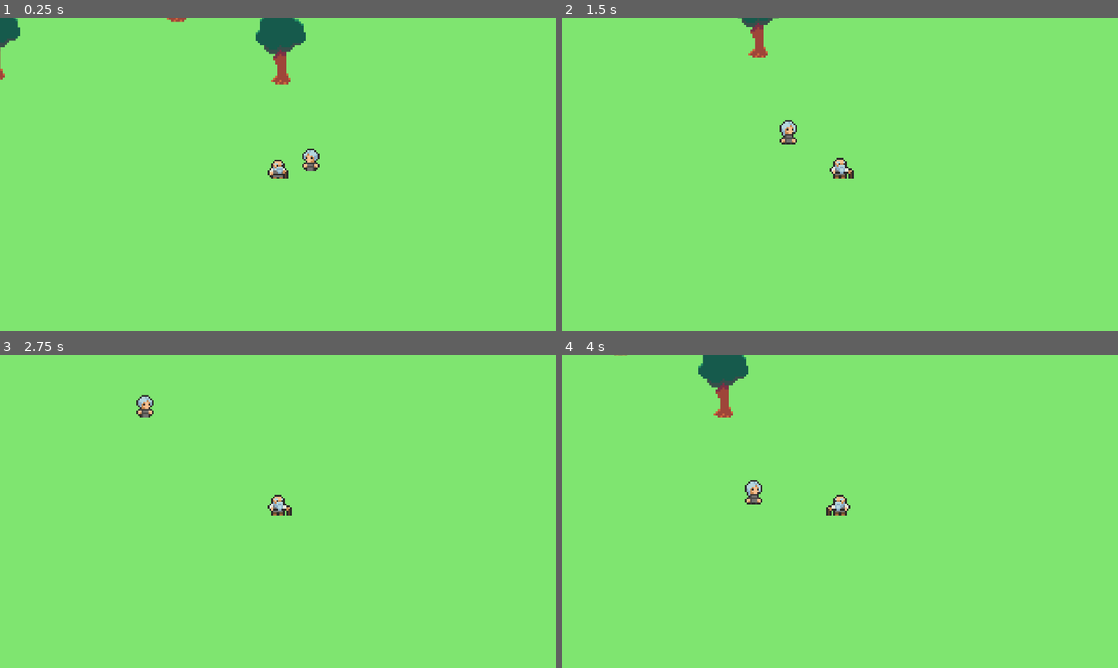
Above: before the commit, frames 1-4 (two rows, left to right).
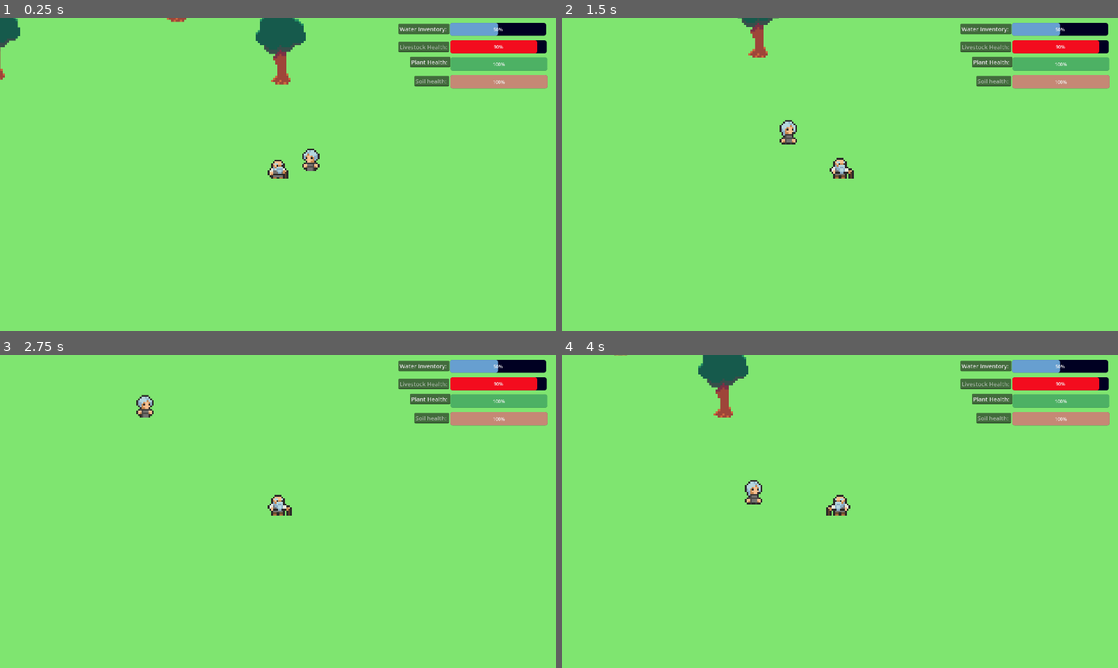
Above: after the commit, the same moments.

Repository: Sakesh-A/Game-Jam-Repo
Game: Godot game, scene res://scenes/game.tscn
The game is run twice, just before and just after one commit, with the same random seed, the same clock (stepped at 60 frames per second) and the same inputs.
Inputs:
- Up to frame 1 (0.25 s): no input
- Up to frame 2 (1.5 s): hold Right (ui_right) 0.53-1.28 s; tap Space (interact) at 0.6, 1.35 s; hold Down (ui_down) from 1.28 s (still down)
- Up to frame 3 (2.75 s): release Down (ui_down) at 2.03 s; hold Right (ui_right) from 2.03 s (still down); tap Space (interact) at 2.1 s
- Up to frame 4 (4 s): release Right (ui_right) at 2.78 s; hold Up (ui_up) 2.78-3.53 s; tap Space (interact) at 2.85, 3.6 s; hold Left (ui_left) from 3.53 s (still down)

The runs differ from the first frame. In frame 1, 4.1% of the frame differs, in the area x 71-99%, y 1-23%; in frame 2, 4.1%; in frame 3, 4.1%; in frame 4, 4.1%.

Commit message:
progress bars

Diff:
--- a/scenes/game.tscn
+++ b/scenes/game.tscn
@@ -1,11 +1,71 @@
-[gd_scene load_steps=7 format=3 uid="uid://cmisf2swqak7u"]
+[gd_scene load_steps=19 format=3 uid="uid://cmisf2swqak7u"]
 
 [ext_resource type="Script" uid="uid://bnqvhus63h3i0" path="res://scripts/dialouge_box.gd" id="1_p57ef"]
 [ext_resource type="PackedScene" uid="uid://d2jxw073qk3kf" path="res://scenes/player.tscn" id="1_uwrxv"]
+[ext_resource type="Script" uid="uid://dej48tc2kyvnq" path="res://scripts/Water_bar.gd" id="2_u5sy4"]
 [ext_resource type="PackedScene" uid="uid://dmg1sfr2q6g1m" path="res://scenes/tree.tscn" id="2_yqjtg"]
 [ext_resource type="PackedScene" uid="uid://bvpvgirp14b33" path="res://scenes/farmer.tscn" id="3_lnu2h"]
+[ext_resource type="Script" uid="uid://0xojn8gtfu2i" path="res://scripts/soil_health.gd" id="3_vtaks"]
 [ext_resource type="PackedScene" uid="uid://c8jr41286oi7o" path="res://scenes/old_woman.tscn" id="4_iywne"]
+[ext_resource type="Script" uid="uid://d2qewnu44uixs" path="res://scripts/plant_health.gd" id="4_kvpfn"]
+[ext_resource type="Script" uid="uid://dpx7qwcbd5f14" path="res://scripts/livestock_health.gd" id="5_dinhu"]
 [ext_resource type="PackedScene" uid="uid://ug02kkc308df" path="res://scenes/villager_man.tscn" id="5_p57ef"]
+
+[sub_resource type="StyleBoxFlat" id="StyleBoxFlat_gee14"]
+bg_color = Color(0, 0, 0.133333, 1)
+corner_radius_top_left = 8
+corner_radius_top_right = 8
+corner_radius_bottom_right = 8
+corner_radius_bottom_left = 8
+
+[sub_resource type="StyleBoxFlat" id="StyleBoxFlat_0tnpc"]
+bg_color = Color(0.403511, 0.622839, 0.81662, 1)
+corner_radius_top_left = 8
+corner_radius_top_right = 8
+corner_radius_bottom_right = 8
+corner_radius_bottom_left = 8
+
+[sub_resource type="StyleBoxFlat" id="StyleBoxFlat_u5sy4"]
+bg_color = Color(0, 0, 0.133333, 1)
+corner_radius_top_left = 8
+corner_radius_top_right = 8
+corner_radius_bottom_right = 8
+corner_radius_bottom_left = 8
+
+[sub_resource type="StyleBoxFlat" id="StyleBoxFlat_vtaks"]
+bg_color = Color(0.773326, 0.532642, 0.460002, 1)
+corner_radius_top_left = 8
+corner_radius_top_right = 8
+corner_radius_bottom_right = 8
+corner_radius_bottom_left = 8
+
+[sub_resource type="StyleBoxFlat" id="StyleBoxFlat_kvpfn"]
+bg_color = Color(0, 0, 0.133333, 1)
+corner_radius_top_left = 8
+corner_radius_top_right = 8
+corner_radius_bottom_right = 8
+corner_radius_bottom_left = 8
+
+[sub_resource type="StyleBoxFlat" id="StyleBoxFlat_dinhu"]
+bg_color = Color(0.302243, 0.695689, 0.394513, 1)
+corner_radius_top_left = 8
+corner_radius_top_right = 8
+corner_radius_bottom_right = 8
+corner_radius_bottom_left = 8
+
+[sub_resource type="StyleBoxFlat" id="StyleBoxFlat_kvuet"]
+bg_color = Color(0, 0, 0.133333, 1)
+corner_radius_top_left = 8
+corner_radius_top_right = 8
+corner_radius_bottom_right = 8
+corner_radius_bottom_left = 8
+
+[sub_resource type="StyleBoxFlat" id="StyleBoxFlat_trtic"]
+bg_color = Color(0.952941, 0.0470588, 0.117647, 1)
+corner_radius_top_left = 8
+corner_radius_top_right = 8
+corner_radius_bottom_right = 8
+corner_radius_bottom_left = 8
 
 [node name="Game" type="Node2D"]
 y_sort_enabled = true
@@ -38,6 +98,98 @@
 offset_bottom = 191.0
 text = "b"
 
+[node name="WaterProgress" type="ProgressBar" parent="CanvasLayer"]
+anchors_preset = 1
+anchor_left = 1.0
+anchor_right = 1.0
+offset_left = -366.0
+offset_top = 17.0
+offset_right = -34.0
+offset_bottom = 61.0
+grow_horizontal = 0
+theme_override_styles/background = SubResource("StyleBoxFlat_gee14")
+theme_override_styles/fill = SubResource("StyleBoxFlat_0tnpc")
+step = 1.0
+value = 50.0
+script = ExtResource("2_u5sy4")
+
+[node name="SoilHealth" type="ProgressBar" parent="CanvasLayer"]
+offset_left = 1555.0
+offset_top = 197.0
+offset_right = 1891.0
+offset_bottom = 243.0
+theme_override_styles/background = SubResource("StyleBoxFlat_u5sy4")
+theme_override_styles/fill = SubResource("StyleBoxFlat_vtaks")
+step = 1.0
+value = 50.0
+script = ExtResource("3_vtaks")
+
+[node name="PlantHealth" type="ProgressBar" parent="CanvasLayer"]
+offset_left = 1556.0
+offset_top = 136.0
+offset_right = 1890.0
+offset_bottom = 182.0
+theme_override_styles/background = SubResource("StyleBoxFlat_kvpfn")
+theme_override_styles/fill = SubResource("StyleBoxFlat_dinhu")
+step = 1.0
+value = 50.0
+script = ExtResource("4_kvpfn")
+
+[node name="LivestockHealth" type="ProgressBar" parent="CanvasLayer"]
+offset_left = 1555.0
+offset_top = 77.0
+offset_right = 1888.0
+offset_bottom = 122.0
+theme_override_styles/background = SubResource("StyleBoxFlat_kvuet")
+theme_override_styles/fill = SubResource("StyleBoxFlat_trtic")
+step = 1.0
+value = 50.0
+script = ExtResource("5_dinhu")
+
+[node name="WaterLabel" type="LineEdit" parent="CanvasLayer"]
+offset_left = 1376.0
+offset_top = 20.0
+offset_right = 1552.0
+offset_bottom = 56.0
+theme_override_font_sizes/font_size = 20
+text = "Water Inventory:"
+
+[node name="Livesotck Label" type="LineEdit" parent="CanvasLayer"]
+anchors_preset = 1
+anchor_left = 1.0
+anchor_right = 1.0
+offset_left = -544.0
+offset_top = 82.0
+offset_right = -369.0
+offset_bottom = 118.0
+grow_horizontal = 0
+theme_override_font_sizes/font_size = 20
+placeholder_text = "Livestock Health:"
+
+[node name="LineEdit" type="LineEdit" parent="CanvasLayer"]
+anchors_preset = 1
+anchor_left = 1.0
+anchor_right = 1.0
+offset_left = -504.0
+offset_top = 134.0
+offset_right = -365.0
+offset_bottom = 170.0
+grow_horizontal = 0
+theme_override_font_sizes/font_size = 20
+text = "Plant Health:"
+
+[node name="LineEdit2" type="LineEdit" parent="CanvasLayer"]
+anchors_preset = 1
+anchor_left = 1.0
+anchor_right = 1.0
+offset_left = -489.0
+offset_top = 200.0
+offset_right = -369.0
+offset_bottom = 236.0
+grow_horizontal = 0
+theme_override_font_sizes/font_size = 20
+placeholder_text = "Soil health:"
+
 [node name="Player" parent="." instance=ExtResource("1_uwrxv")]
 position = Vector2(1350, 781)
 
--- /dev/null
+++ b/scripts/Water_bar.gd
@@ -0,0 +1,16 @@
+extends ProgressBar
+var cur_water: float = 50.0
+var max_water: float = 100.0
+
+func _ready():
+	set_progress(cur_water)
+
+func set_progress(value: float):
+	cur_water = clamp(value, 0, max_water)
+	self.value = cur_water
+
+func increase_progress(amount: float):
+	set_progress(cur_water + amount)
+
+func reset_progress():
+	set_progress(0)
--- /dev/null
+++ b/scripts/livestock_health.gd
@@ -0,0 +1,16 @@
+extends ProgressBar
+var cur_stock: float = 0.0
+var max_stock: float = 90.0
+
+func _ready():
+	set_progress(max_stock)
+
+func set_progress(value: float):
+	cur_stock = clamp(value, 0, max_stock)
+	self.value = cur_stock
+
+func increase_progress(amount: float):
+	set_progress(cur_stock + amount)
+
+func reset_progress():
+	set_progress(0)
--- /dev/null
+++ b/scripts/plant_health.gd
@@ -0,0 +1,16 @@
+extends ProgressBar
+var cur_plant: float = 75.0
+var max_plant: float = 100.0
+
+func _ready():
+	set_progress(max_plant)
+
+func set_progress(value: float):
+	cur_plant = clamp(value, 0, max_plant)
+	self.value = cur_plant
+
+func increase_progress(amount: float):
+	set_progress(cur_plant + amount)
+
+func reset_progress():
+	set_progress(0)
--- /dev/null
+++ b/scripts/soil_health.gd
@@ -0,0 +1,16 @@
+extends ProgressBar
+var cur_soil: float = 0.0
+var max_soil: float = 100.0
+
+func _ready():
+	set_progress(max_soil)
+
+func set_progress(value: float):
+	cur_soil = clamp(value, 0, max_soil)
+	self.value = cur_soil
+
+func increase_progress(amount: float):
+	set_progress(cur_soil + amount)
+
+func reset_progress():
+	set_progress(0)
Not shown, added: scripts/Water_bar.gd.uid
Not shown, added: scripts/livestock_health.gd.uid
Not shown, added: scripts/plant_health.gd.uid
Not shown, added: scripts/soil_health.gd.uid
